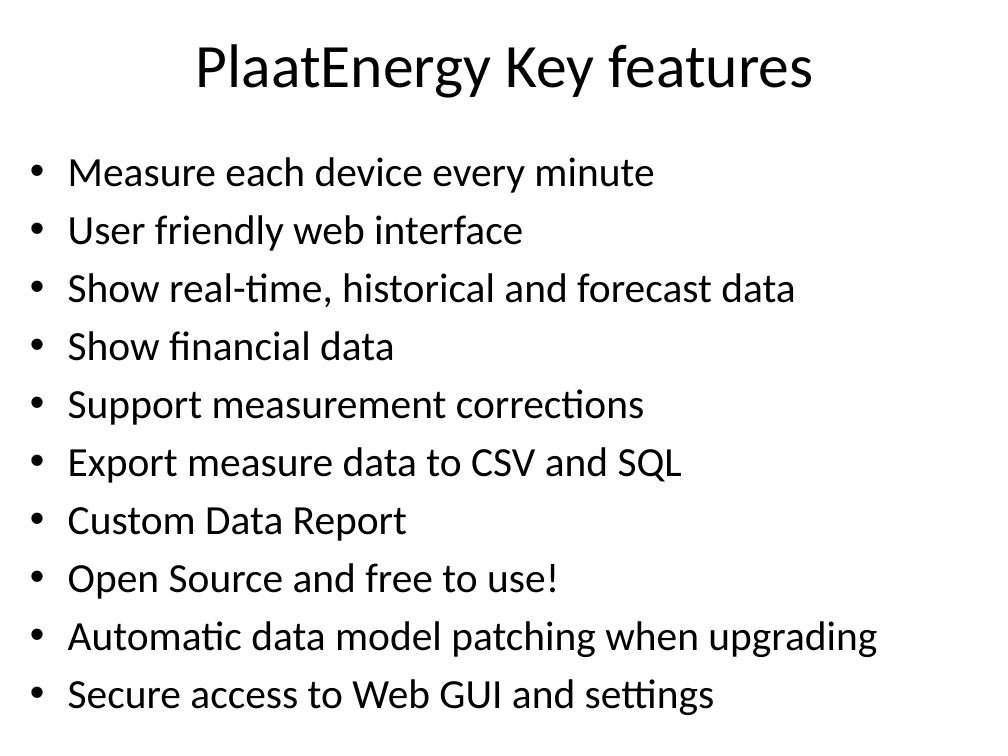
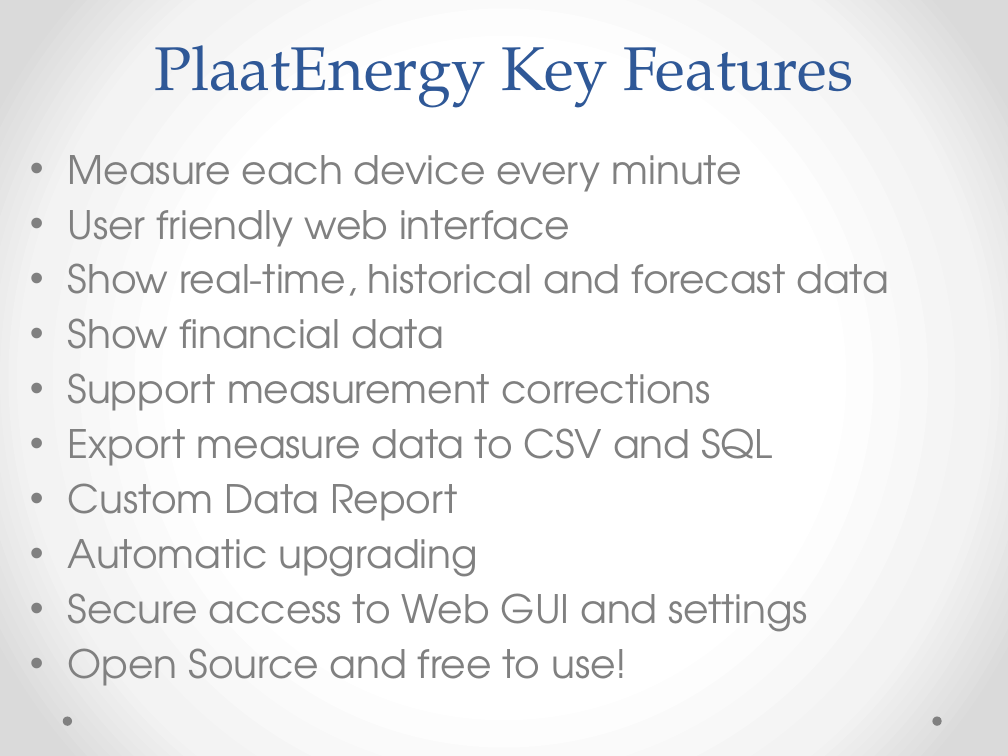
Before and after one commit to plaatsoft/plaatenergy, a slide deck: slide 11 of doc/ppt/PlaatEnergy Design.pptx (slide 10 before the commit). Drawn at 1008x756 pixels with LibreOffice and Linux fonts; fonts in the diff are those of the drawing. Boxes give left, top, right and bottom in pixels: in the first picture for what was removed or moved away, otherwise in the second. Text is boxed around its words. In the diff, an @@ line names an element or a change of style, - is before the commit and + after.

```diff
--- a/doc/ppt/PlaatEnergy Design.pptx
+++ b/doc/ppt/PlaatEnergy Design.pptx
@@ background #FFFFFF to gradient #FFFFFF to #F4F4F4 to #DADADA @@
@@ title "PlaatEnergy Key Features" at box(154, 45, 853, 108): vertical alignment middle to bottom @@
@@ title at box(154, 45, 853, 108): text changed; font Calibri to TeX Gyre Pagella; text colour #000000 to #2F5897 @@
-PlaatEnergy Key features
+PlaatEnergy Key Features
@@ text at box(68, 155, 889, 686): size 29.6 to 28 pt, font Calibri to TeX Gyre Adventor, text colour #000000 to #808080 in "Measure each device every minute", "User friendly web interface", "Show real-time, historical and forecast data", "Show financial data" and 4 more places @@
@@ text at box(68, 539, 808, 632): paragraphs added @@
+• Automatic upgrading
+• Secure access to Web GUI and settings
@@ text at box(68, 621, 877, 715): paragraphs removed @@
-• Automatic data model patching when upgrading
-• Secure access to Web GUI and settings
@@ ellipse added at box(62, 717, 72, 726), fill #808080 @@
@@ ellipse added at box(932, 717, 941, 726), fill #808080 @@
```
Also in this commit, not shown: 10 other slides changed, 10 slides added, 14 slides removed, 3 other files.
